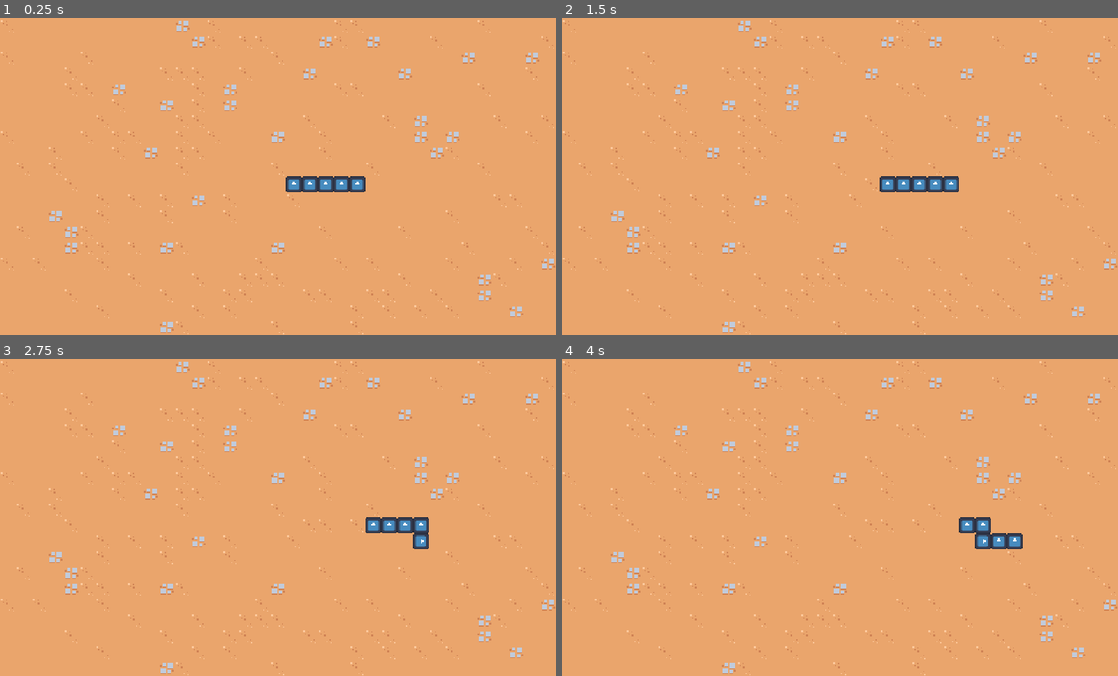
Above: before the commit, frames 1-4 (two rows, left to right).
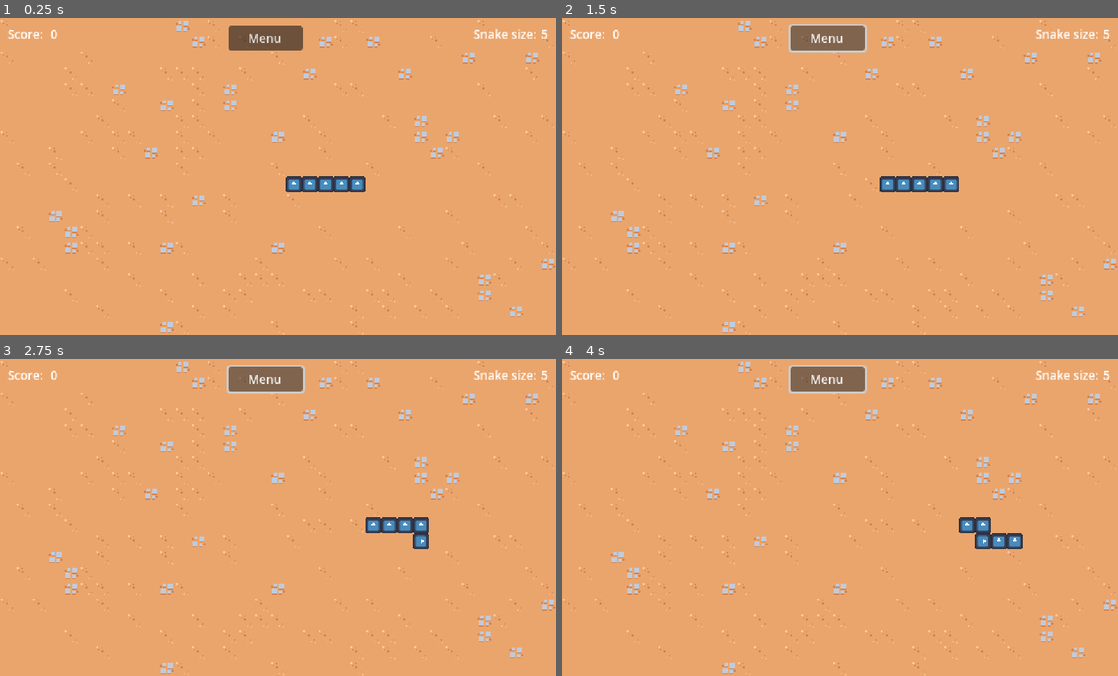
Above: after the commit, the same moments.

Repository: KaiRJ/snake
Game: Godot game, scene res://scenes/main/main.tscn
The game is run twice, just before and just after one commit, with the same random seed, the same clock (stepped at 60 frames per second) and the same inputs. The engine's default icon, where the game draws it, is replaced by a stand-in: a white triangle on a blue panel in a dark square.
Inputs (mouse positions are in pixels of both pictures, inside the frame that each line leads up to):
- Up to frame 1 (0.25 s): no input
- Up to frame 2 (1.5 s): click (828, 37) at 0.5 s, where only the run after the commit has a clickable "Menu"; hold Right (ui_right) from 1.28 s (still down)
- Up to frame 3 (2.75 s): release Right (ui_right) at 2.03 s; hold Down (ui_down) from 2.03 s (still down)
- Up to frame 4 (4 s): release Down (ui_down) at 2.78 s; hold Right (ui_right) 2.78-3.53 s; hold Up (ui_up) from 3.53 s (still down)

The runs differ from the first frame. In frame 1, 1.3% of the frame differs, in the area x 1-99%, y 2-11%; in frame 2, 1.6%, in the area x 1-99%, y 1-11%; in frame 3, 1.6%; in frame 4, 1.6%.

Commit message:
Create in game ui overlay that updates

Diff:
--- a/scenes/autoload/game_events.tscn
+++ b/scenes/autoload/game_events.tscn
@@ -1,7 +1,7 @@
 [gd_scene load_steps=3 format=3 uid="uid://bfo7ri1foksc2"]
 
 [ext_resource type="Script" uid="uid://rxw65hgqcbsv" path="res://scenes/autoload/game_events.gd" id="1_4uhj7"]
-[ext_resource type="PackedScene" uid="uid://3fylcjfjep4d" path="res://scenes/ui/game_over_screen.tscn" id="2_6gn8h"]
+[ext_resource type="PackedScene" uid="uid://3fylcjfjep4d" path="res://scenes/ui/game_over_screen/game_over_screen.tscn" id="2_6gn8h"]
 
 [node name="GameEvents" type="Node"]
 script = ExtResource("1_4uhj7")
--- a/scenes/item_manager/item_manager.gd
+++ b/scenes/item_manager/item_manager.gd
@@ -22,6 +22,9 @@
 
 ## The maximum sqawn time for an item
 @export var max_spawn_time := 10
+
+## Variable to hold the total score from all the items picked up
+var total_score: int = 0
 
 ## Variable to hold all the coordinents of the grid
 var _all_coordinates: Array[Vector2i]
@@ -65,13 +68,17 @@
 
 ## Spawn a random item in a specific location
 func spawn_item(spawn_coords: Vector2i) -> void:
-	print("Spawning item")
 	var new_item = item.instantiate() as Item
 	new_item.global_position = spawn_coords
 	new_item.item_type = item_types.pick_random()
+	new_item.picked_up.connect(_on_item_picked_up)
 	add_child(new_item)
 
 
 func _on_spawn_timer_timeout() -> void:
 	spawn_item(get_free_coordinates().pick_random())
 	$SpawnTimer.start(randf_range(min_spawn_time, max_spawn_time))
+
+
+func _on_item_picked_up(score):
+	total_score += score
--- a/scenes/items/item/item.gd
+++ b/scenes/items/item/item.gd
@@ -9,12 +9,16 @@
 ## Resource to hold the item icon, score, and ability
 @export var item_type: ItemResource
 
+## Signal item has been picked up and what the score is
+signal picked_up(score)
+
 
 ## Apply the item's apply_item function to the snake_manager.
 func _on_area_entered(area: Area2D) -> void:
 	if area.get_parent() is SnakeBody:
 		var snake_manager = area.get_parent().get_parent().get_parent() as SnakeManager
 		item_type.apply_item(snake_manager)
+		picked_up.emit(item_type.score)
 		queue_free()
 
 
--- a/scenes/main/main.tscn
+++ b/scenes/main/main.tscn
@@ -1,5 +1,6 @@
-[gd_scene load_steps=7 format=4 uid="uid://dk6ca2tumgk3g"]
+[gd_scene load_steps=8 format=4 uid="uid://dk6ca2tumgk3g"]
 
+[ext_resource type="PackedScene" uid="uid://bv6cjio1alre7" path="res://scenes/ui/in_game_ui/in_game_ui.tscn" id="1_hujxm"]
 [ext_resource type="TileSet" uid="uid://byqmihc3uylv6" path="res://resources/tileset.tres" id="1_iuonh"]
 [ext_resource type="PackedScene" uid="uid://37v6ted0rt2t" path="res://scenes/map_bounds/map_bounds.tscn" id="2_6q06x"]
 [ext_resource type="PackedScene" uid="uid://bw4kbwucl4nci" path="res://scenes/item_manager/item_manager.tscn" id="2_k2fmo"]
@@ -8,6 +9,10 @@
 [ext_resource type="Resource" uid="uid://cyohq73so5pn5" path="res://scenes/items/item_resource/growth_item/growth_resource.tres" id="5_yyfjg"]
 
 [node name="Main" type="Node"]
+
+[node name="InGameUI" parent="." node_paths=PackedStringArray("item_manager", "snake_manager") instance=ExtResource("1_hujxm")]
+item_manager = NodePath("../ItemManager")
+snake_manager = NodePath("../SnakeManager")
 
 [node name="TileMapLayer" type="TileMapLayer" parent="."]
 tile_map_data = PackedByteArray("AAAAAAAAAAABAAQAAAABAAAAAAAAAAQAAAACAAAAAAAAAAQAAAADAAAAAAAAAAQAAAAEAAAAAAAAAAQAAAAFAA …(11120 unchanged characters)…
--- a/scenes/ui/game_over_screen.tscn
+++ b/scenes/ui/game_over_screen/game_over_screen.tscn
@@ -1,6 +1,6 @@
 [gd_scene load_steps=2 format=3 uid="uid://3fylcjfjep4d"]
 
-[ext_resource type="Script" uid="uid://cqsorbwue5oka" path="res://scenes/ui/game_over_screen.gd" id="1_dnrai"]
+[ext_resource type="Script" uid="uid://cqsorbwue5oka" path="res://scenes/ui/game_over_screen/game_over_screen.gd" id="1_dnrai"]
 
 [node name="GameOverScreen" type="CanvasLayer"]
 process_mode = 3
--- /dev/null
+++ b/scenes/ui/in_game_ui/in_game_ui.gd
@@ -0,0 +1,27 @@
+extends CanvasLayer
+## In game UI to display the score, game size, and menu button.
+##
+## TODO
+##
+
+## Reference to the item manager scene to get the score in the game.
+@export var item_manager: ItemManager
+
+## Reference to the snake manager scene to get the size of the snake.
+@export var snake_manager: SnakeManager
+
+## Reference to the snake size label in the UI.
+@onready var snake_size_label = $%SnakeSize
+
+## Reference to the score label in the UI.
+@onready var score_label = $%Score
+
+
+func _process(_delta: float) -> void:
+	if item_manager == null:
+		return
+	score_label.text = str(item_manager.total_score)
+
+	if snake_manager == null:
+		return
+	snake_size_label.text = str(snake_manager.snake_body_parts.size())
--- /dev/null
+++ b/scenes/ui/in_game_ui/in_game_ui.tscn
@@ -0,0 +1,67 @@
+[gd_scene load_steps=2 format=3 uid="uid://bv6cjio1alre7"]
+
+[ext_resource type="Script" uid="uid://ceak41mddtetv" path="res://scenes/ui/in_game_ui/in_game_ui.gd" id="1_nopjh"]
+
+[node name="InGameUI" type="CanvasLayer"]
+script = ExtResource("1_nopjh")
+
+[node name="MarginContainer" type="MarginContainer" parent="."]
+anchors_preset = 15
+anchor_right = 1.0
+anchor_bottom = 1.0
+grow_horizontal = 2
+grow_vertical = 2
+theme_override_constants/margin_left = 8
+theme_override_constants/margin_top = 8
+theme_override_constants/margin_right = 8
+theme_override_constants/margin_bottom = 8
+
+[node name="HBoxContainer" type="HBoxContainer" parent="MarginContainer"]
+layout_mode = 2
+
+[node name="ScoreLabel" type="Label" parent="MarginContainer/HBoxContainer"]
+layout_mode = 2
+size_flags_horizontal = 0
+size_flags_vertical = 0
+theme_override_font_sizes/font_size = 12
+text = "Score: "
+
+[node name="Score" type="Label" parent="MarginContainer/HBoxContainer"]
+unique_name_in_owner = true
+layout_mode = 2
+size_flags_horizontal = 0
+size_flags_vertical = 0
+theme_override_font_sizes/font_size = 12
+text = "0"
+
+[node name="Gap" type="Control" parent="MarginContainer/HBoxContainer"]
+layout_mode = 2
+size_flags_horizontal = 3
+size_flags_vertical = 0
+
+[node name="MenuButton" type="Button" parent="MarginContainer/HBoxContainer"]
+custom_minimum_size = Vector2(75, 0)
+layout_mode = 2
+size_flags_vertical = 0
+theme_override_font_sizes/font_size = 12
+text = "Menu"
+
+[node name="Gap2" type="Control" parent="MarginContainer/HBoxContainer"]
+layout_mode = 2
+size_flags_horizontal = 3
+size_flags_vertical = 0
+
+[node name="SnakeSizeLabel" type="Label" parent="MarginContainer/HBoxContainer"]
+layout_mode = 2
+size_flags_horizontal = 8
+size_flags_vertical = 0
+theme_override_font_sizes/font_size = 12
+text = "Snake size:"
+
+[node name="SnakeSize" type="Label" parent="MarginContainer/HBoxContainer"]
+unique_name_in_owner = true
+layout_mode = 2
+size_flags_horizontal = 8
+size_flags_vertical = 0
+theme_override_font_sizes/font_size = 12
+text = "0"
Renamed: scenes/ui/game_over_screen.gd -> scenes/ui/game_over_screen/game_over_screen.gd
Renamed: scenes/ui/game_over_screen.gd.uid -> scenes/ui/game_over_screen/game_over_screen.gd.uid
Not shown, added: scenes/ui/in_game_ui/in_game_ui.gd.uid
